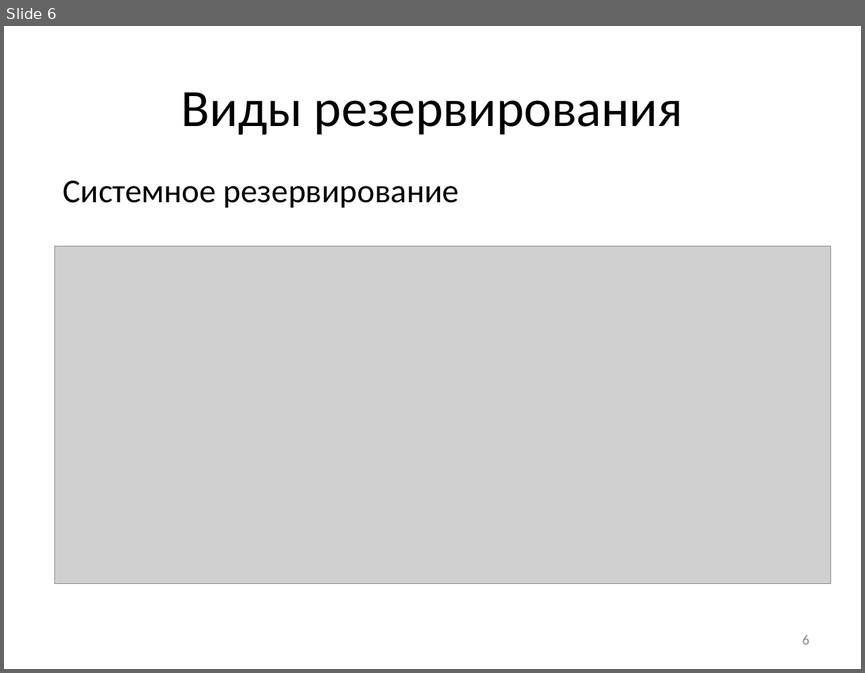
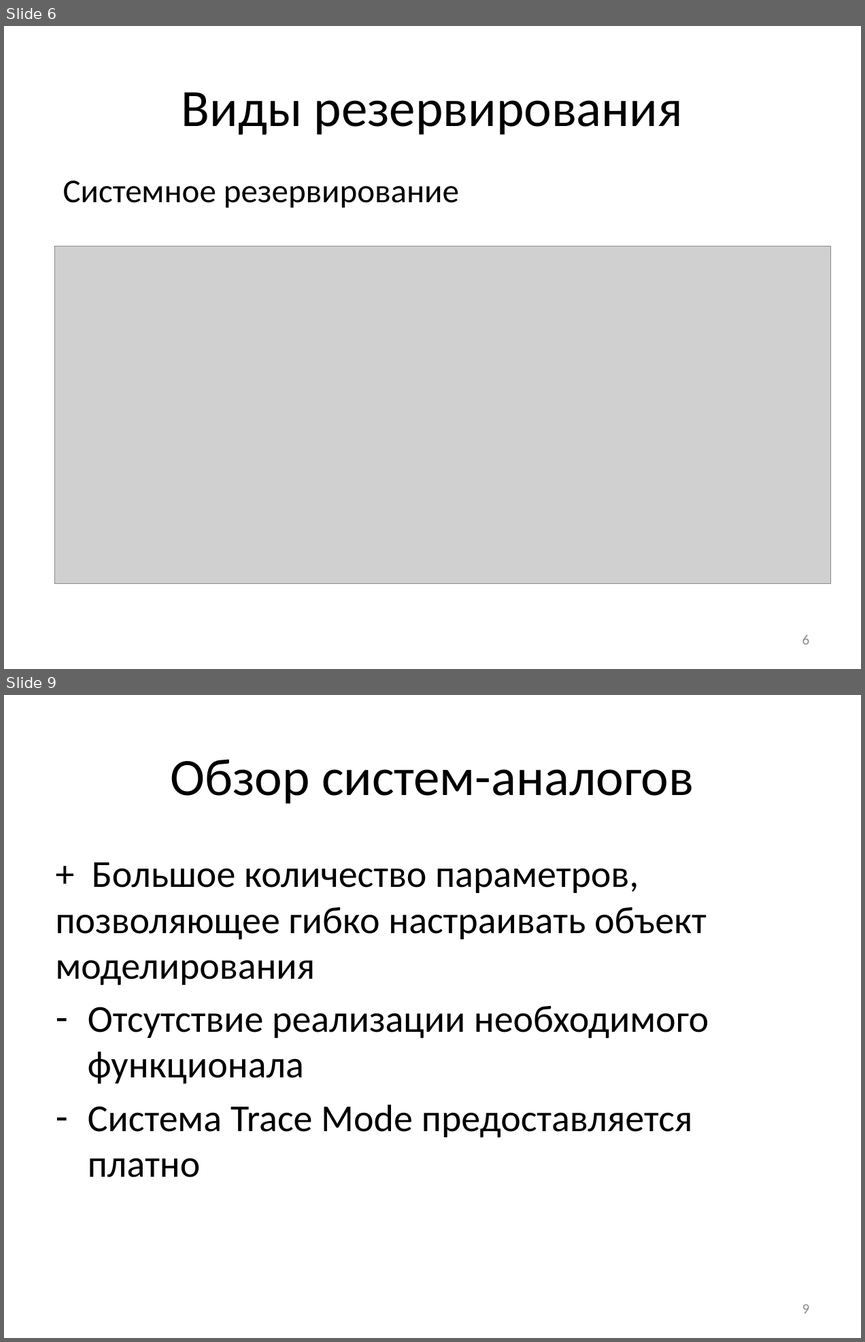
Before and after one commit to Morgan163/diplom, a slide deck: Автоматизированная система моделирования волоконно-оптических датчиков со структурным резервированием.pptx. Shown one above the other, each under a label of ours: slide 6 before the commit, slides 6 and 9 after it; the slides between them are not shown. The pictures are 865x673 and 865x1342 pixels, drawn with LibreOffice and Linux fonts; fonts in the diff are those of the drawing; grey boxes stand for pictures. Boxes give left, top, right and bottom in pixels: in the first picture for what was removed or moved away, otherwise in the second. Text is boxed around its words. In the diff, an @@ line names an element or a change of style, - is before the commit and + after.

```diff
--- a/Автоматизированная система моделирования волоконно-оптических датчиков со структурным резервированием.pptx
+++ b/Автоматизированная система моделирования волоконно-оптических датчиков со структурным резервированием.pptx
@@ slide 9 added at (x1=4, y1=695, x2=861, y2=1338), background #FFFFFF @@
@@ title added at (x1=170, y1=759, x2=694, y2=804), 44 pt, text #000000 @@
+Обзор систем-аналогов
@@ text added at (x1=56, y1=862, x2=708, y2=1177), 32 pt, text #000000 @@
++ Большое количество параметров, позволяющее гибко настраивать объект моделирования
+– Отсутствие реализации необходимого функционала
+– Система Trace Mode предоставляется платно
@@ page number added at (x1=802, y1=1304, x2=810, y2=1313), 12 pt, text #8C8C8C @@
+9
```
Also in this commit, not shown: 3 slides changed, 2 other files.
